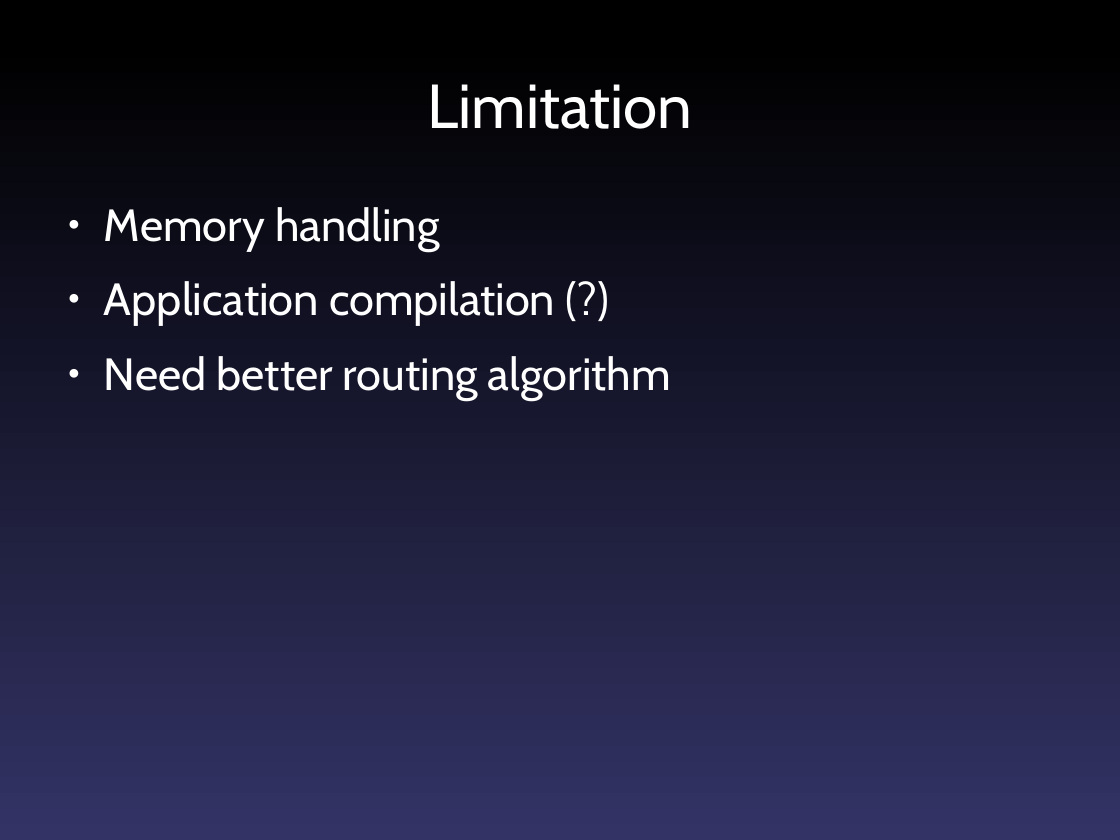
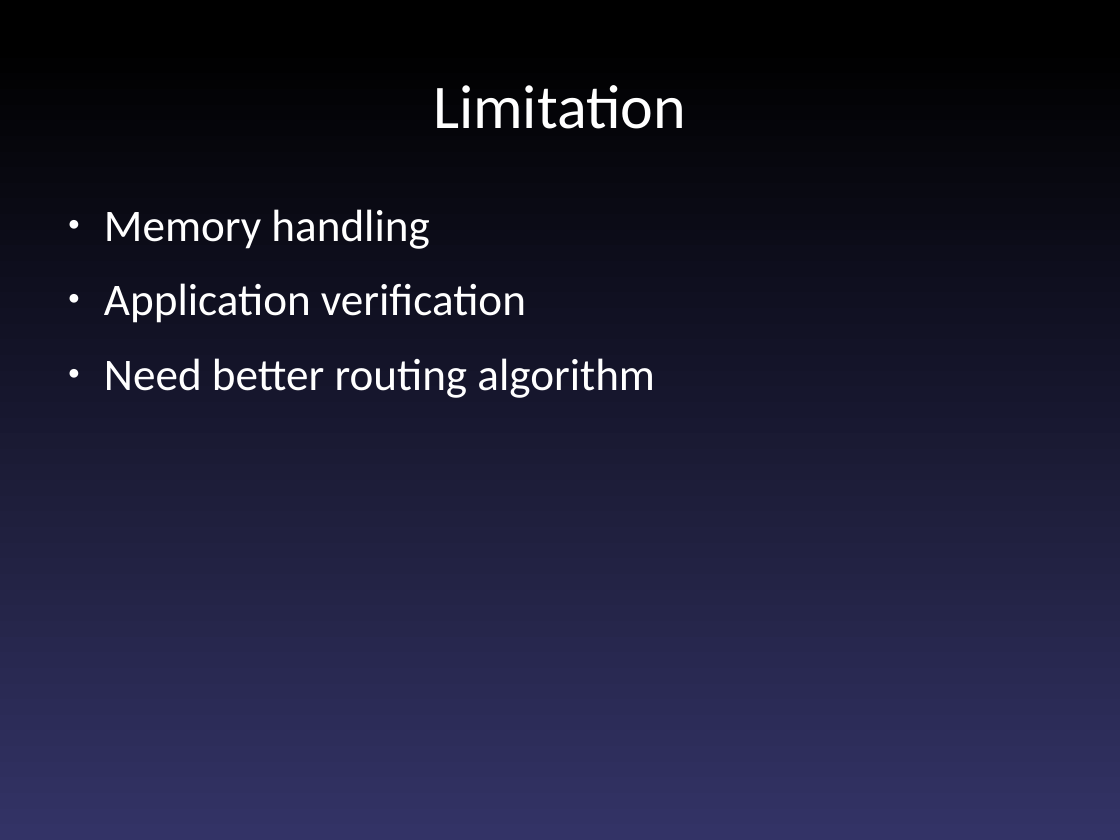
Before and after one commit to fajran/luaspot, a slide deck: slide 12 of doc/presentation/Scriptable Sensor Network.odp. Drawn at 1120x840 pixels with LibreOffice and Linux fonts; fonts in the diff are those of the drawing. Boxes give left, top, right and bottom in pixels: in the first picture for what was removed or moved away, otherwise in the second. Text is boxed around its words. In the diff, an @@ line names an element or a change of style, - is before the commit and + after.

```diff
--- a/doc/presentation/Scriptable Sensor Network.odp
+++ b/doc/presentation/Scriptable Sensor Network.odp
@@ title "Limitation" at [433,85,686,129]: font Cabin to Calibri @@
@@ text at [104,209,655,398]: font Cabin to Calibri in "Memory handling", "Need better routing algorithm" @@
@@ text at [104,283,526,323]: text changed; font Cabin to Calibri @@
-● Application compilation (?)
+● Application verification
```
Also in this commit, not shown: 14 other slides changed.
